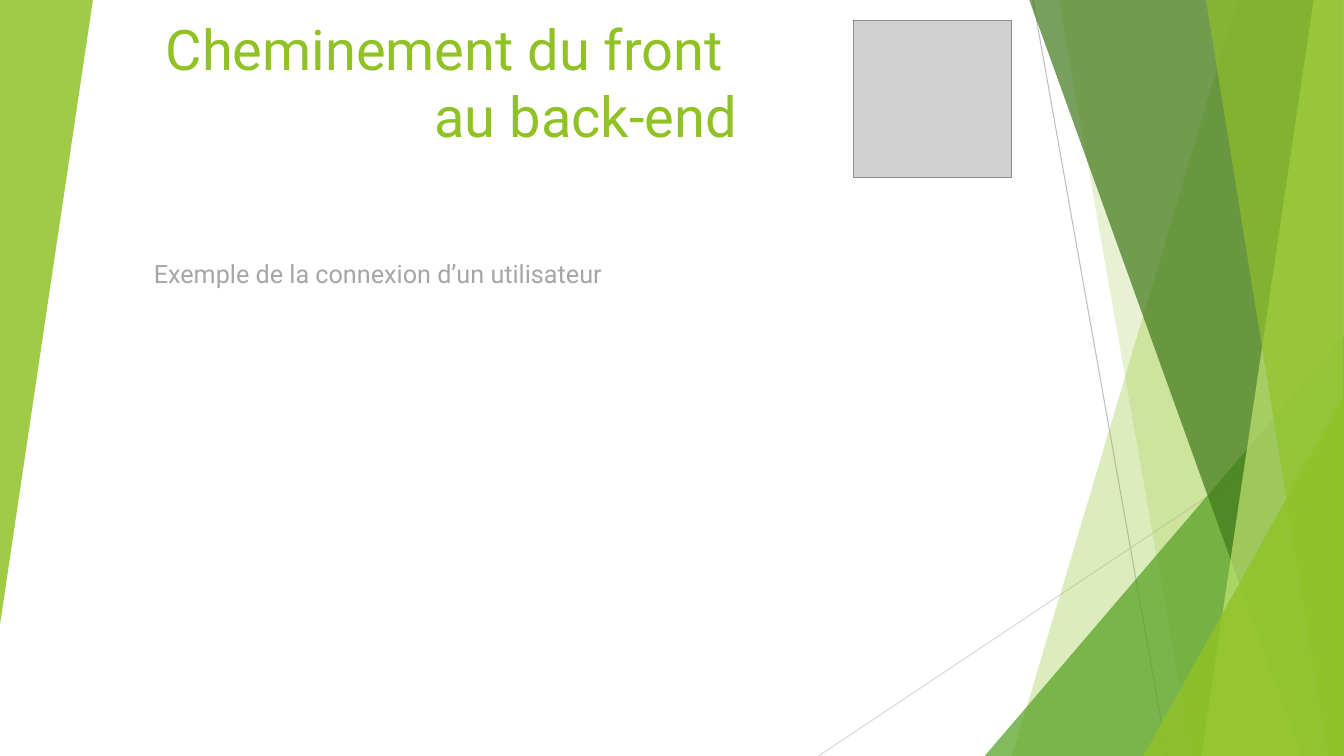
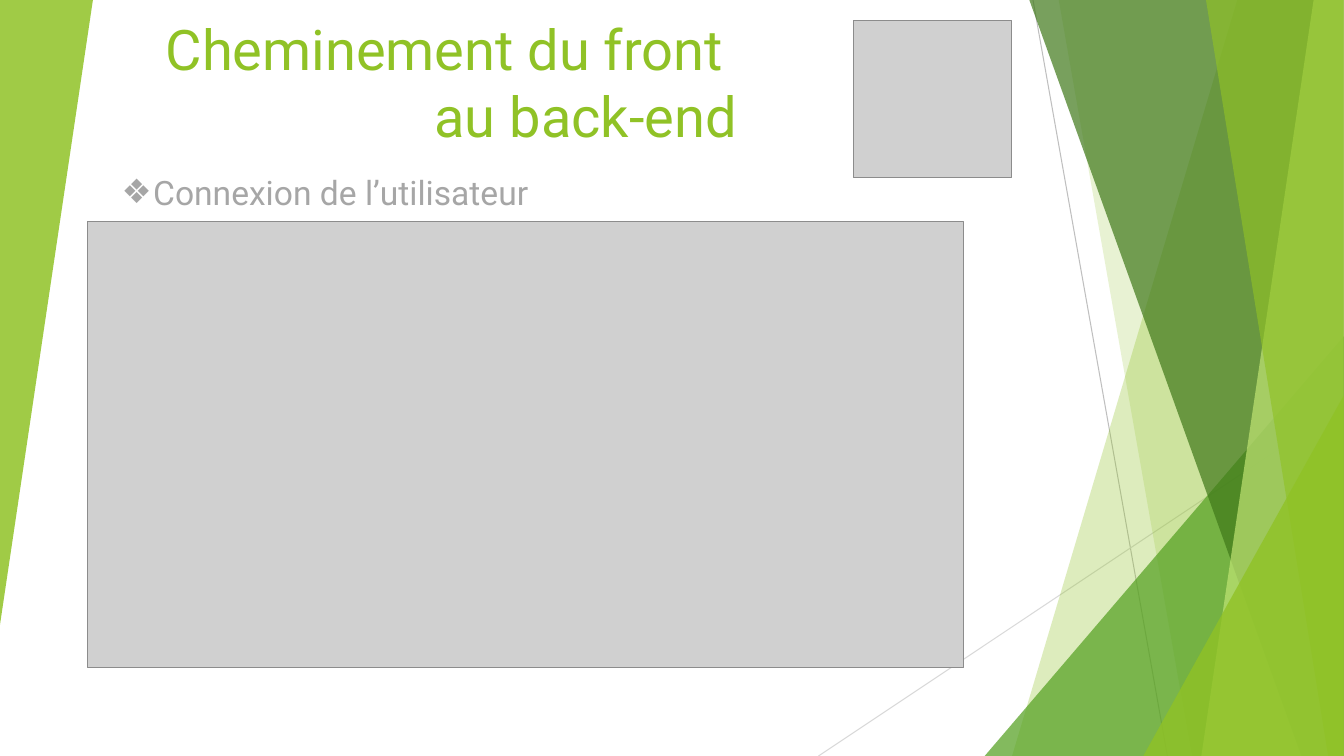
Before and after one commit to Sneak-ySnake/ProjetReseauSocialPro---Projet-fil-rouge, a slide deck: slide 17 of Presentation/PresentationTender.pptx (slide 11 before the commit). Drawn at 1344x756 pixels with LibreOffice and Linux fonts; fonts in the diff are those of the drawing; grey boxes stand for pictures. Boxes give left, top, right and bottom in pixels: in the first picture for what was removed or moved away, otherwise in the second. Text is boxed around its words. In the diff, an @@ line names an element or a change of style, - is before the commit and + after.

```diff
--- a/Presentation/PresentationTender.pptx
+++ b/Presentation/PresentationTender.pptx
@@ text added at (x1=153, y1=180, x2=528, y2=205), 24 pt, text #A6A6A6 @@
+❖ Connexion de l’utilisateur
@@ picture added at (x1=88, y1=222, x2=965, y2=667) @@
@@ text removed at (x1=154, y1=264, x2=602, y2=288) @@
-Exemple de la connexion d’un utilisateur
```
Also in this commit, not shown: 3 other slides changed, 9 slides added.
